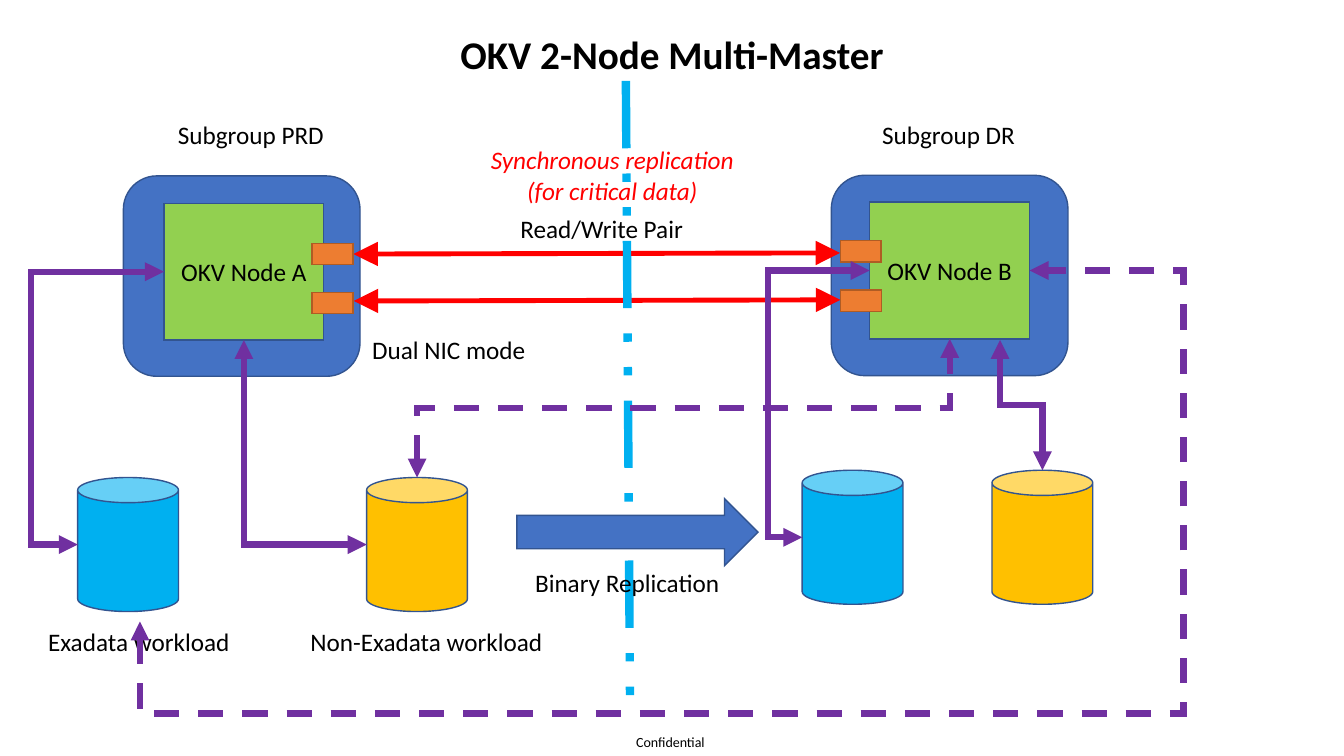
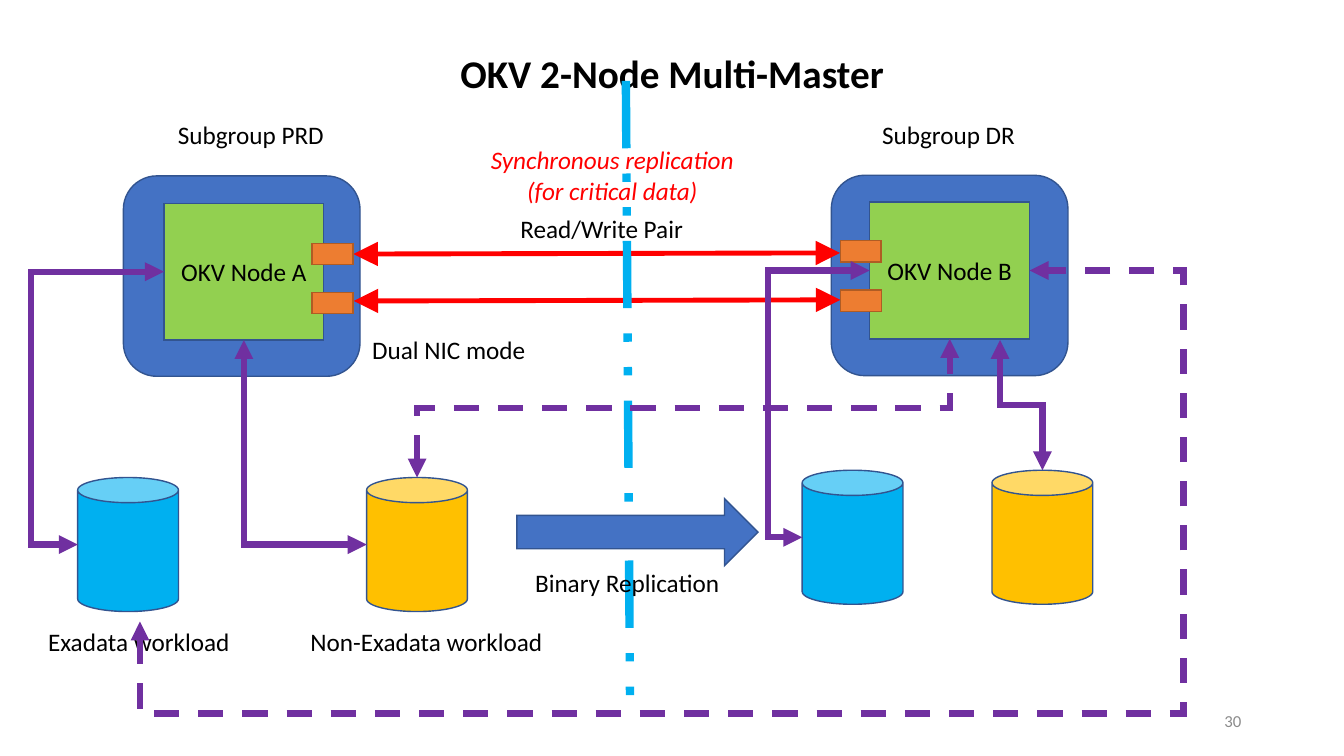
Before and after one commit to zizu1985/DOAG_OKV_EXACC, a slide deck: slide 30 of Oracle_Key_Vault_Overview.pptx. Drawn at 1344x756 pixels with LibreOffice and Linux fonts; fonts in the diff are those of the drawing; background and template pictures are left out. Boxes give left, top, right and bottom in pixels: in the first picture for what was removed or moved away, otherwise in the second. Text is boxed around its words. In the diff, an @@ line names an element or a change of style, - is before the commit and + after.

```diff
--- a/Oracle_Key_Vault_Overview.pptx
+++ b/Oracle_Key_Vault_Overview.pptx
@@ text "OKV 2-Node Multi-Master" at [460,60,883,98]: vertical alignment middle to bottom @@
@@ page number added at [1224,716,1241,727], 12 pt, text #8C8C8C @@
+30
@@ text removed at [636,737,705,747] @@
-Confidential
```
Also in this commit, not shown: 1 other slide changed, 1 slide added, 1 other file.
